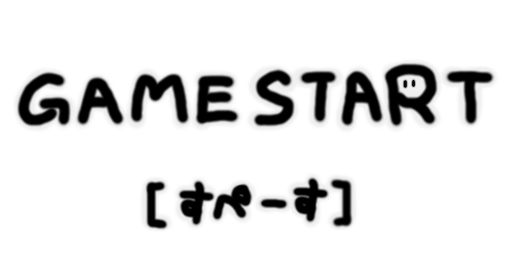
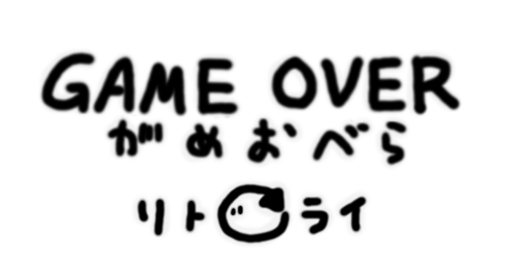
The second 512×256 image is a revision of the first. Changes to its layers:
hid "レイヤー #2", painted on it over [16, 62, 496, 231]
hid "レイヤー #1", painted on it over [13, 57, 498, 234]
showed "背景 コピー", painted on it over [38, 50, 463, 245]
showed "レイヤー", painted on it over [36, 48, 464, 247]
